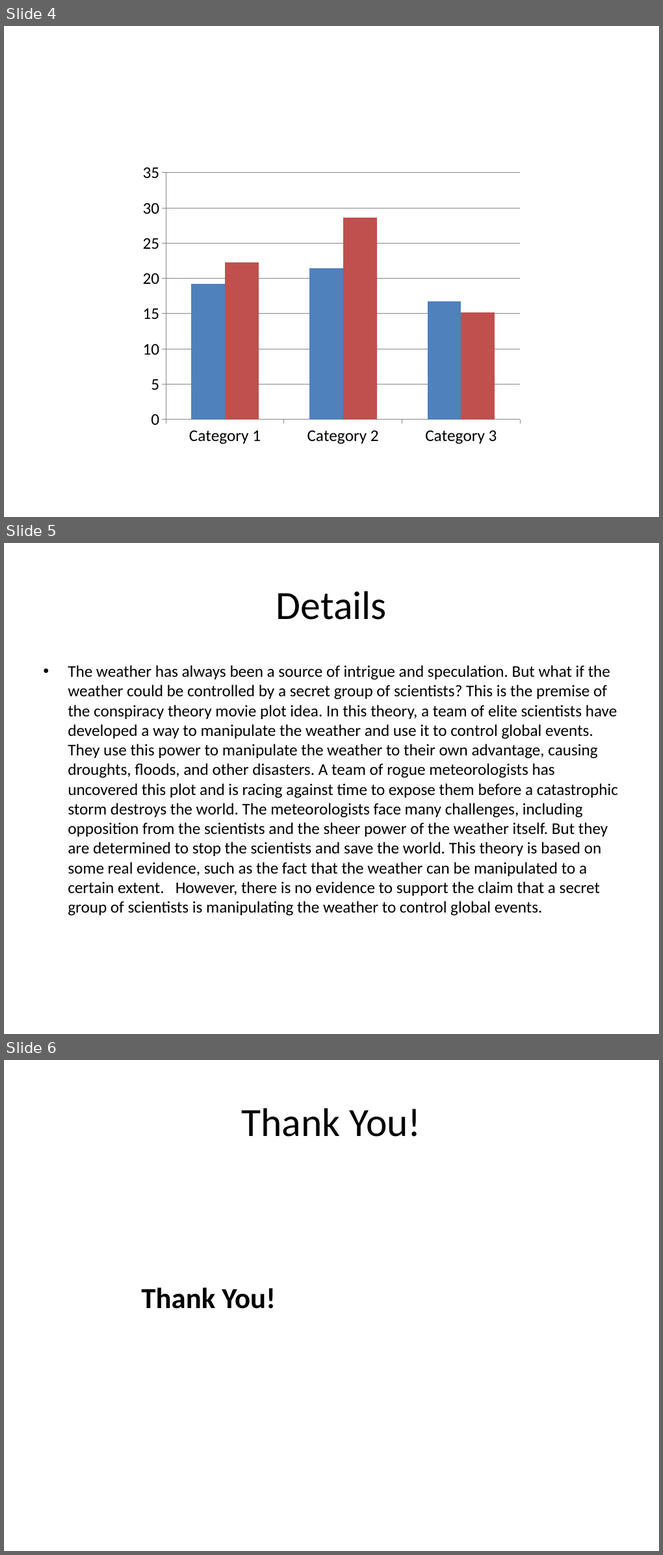
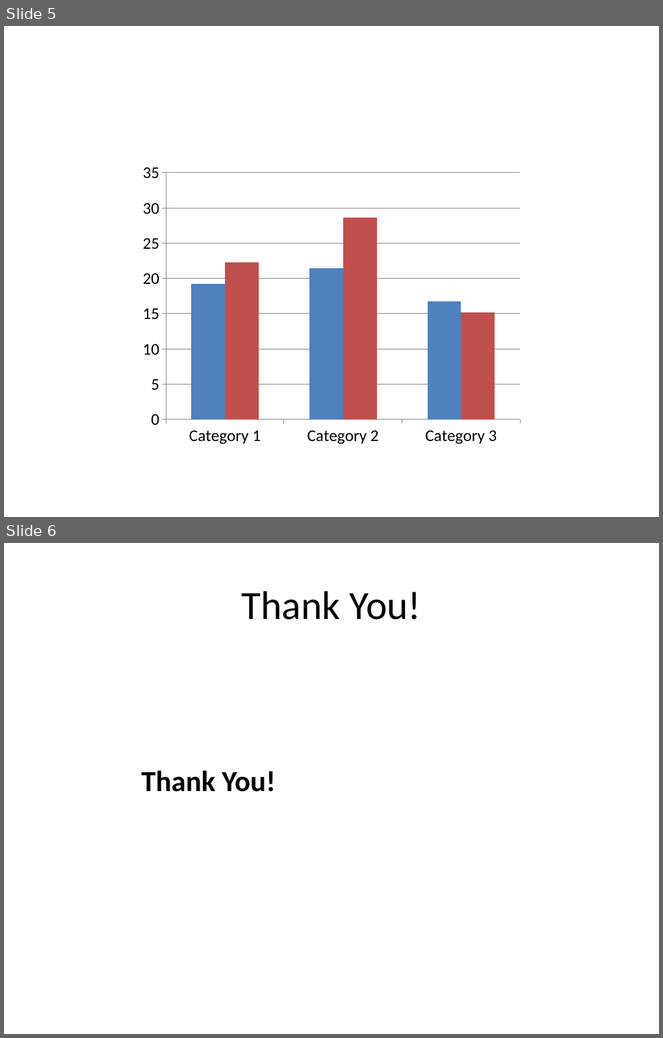
Before and after one commit to 0Armaan025/conspiracy-ppt-generator-api, a slide deck: generated_presentation.pptx. Shown one above the other, each under a label of ours: slides 4, 5 and 6 before the commit, slides 5 and 6 after it. The pictures are 663x1555 and 663x1038 pixels, drawn with LibreOffice and Linux fonts; fonts in the diff are those of the drawing. Boxes give left, top, right and bottom in pixels: in the first picture for what was removed or moved away, otherwise in the second. Text is boxed around its words. In the diff, an @@ line names an element or a change of style, - is before the commit and + after.

```diff
--- a/generated_presentation.pptx
+++ b/generated_presentation.pptx
@@ slide 5 removed at [4,543,659,1034], background #FFFFFF @@
@@ title removed at [276,591,387,620] @@
-Details
@@ text removed at [68,665,618,916] @@
-• The weather has always been a source of intrigue and speculation. But what if the weather could be controlled by a secret group of scientists? This is the premise of the conspiracy theory movie plot idea. In this theory, a team of elite scientists have developed a way to manipulate the weather and use it to control global events. They use this power to manipulate the weather to their own advantage, causing droughts, floods, and other disasters. A team of rogue meteorologists has uncovered this plot and is racing against time to expose them before a catastrophic storm destroys the world. The meteorologists face many challenges, including opposition from the scientists and the sheer power of the weather itself. But they are determined to stop the scientists and save the world. This theory is based on some real evidence, such as the fact that the weather can be manipulated to a certain extent. However, there is no evidence to support the claim that a secret group of scientists is manipulating the weather to control global events.
@@ what was slide 4 is now slide 5 @@
```
Also in this commit, not shown: 1 slide changed, 3 slides added, 2 other slides removed, 2 other files.
